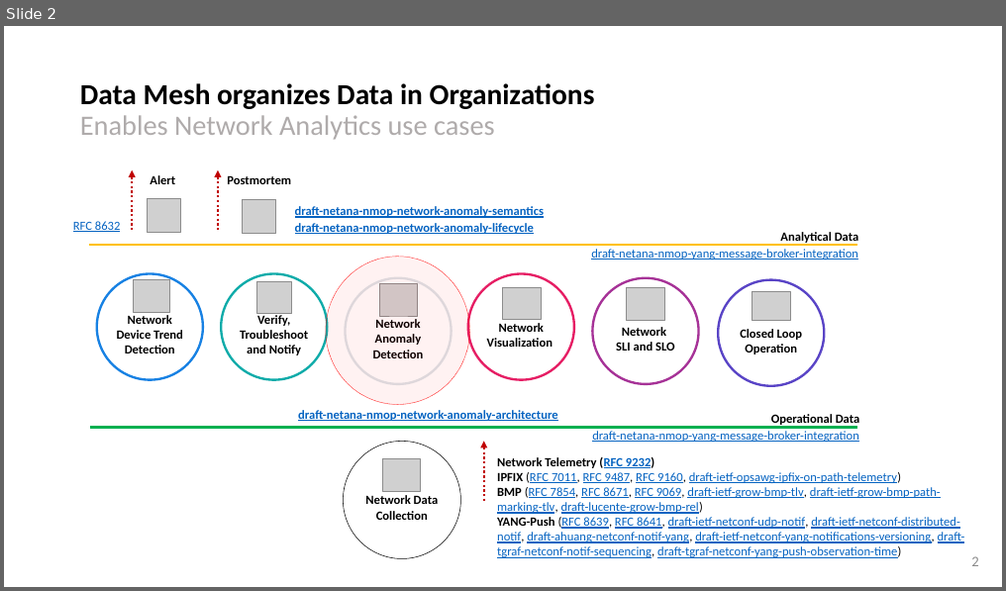
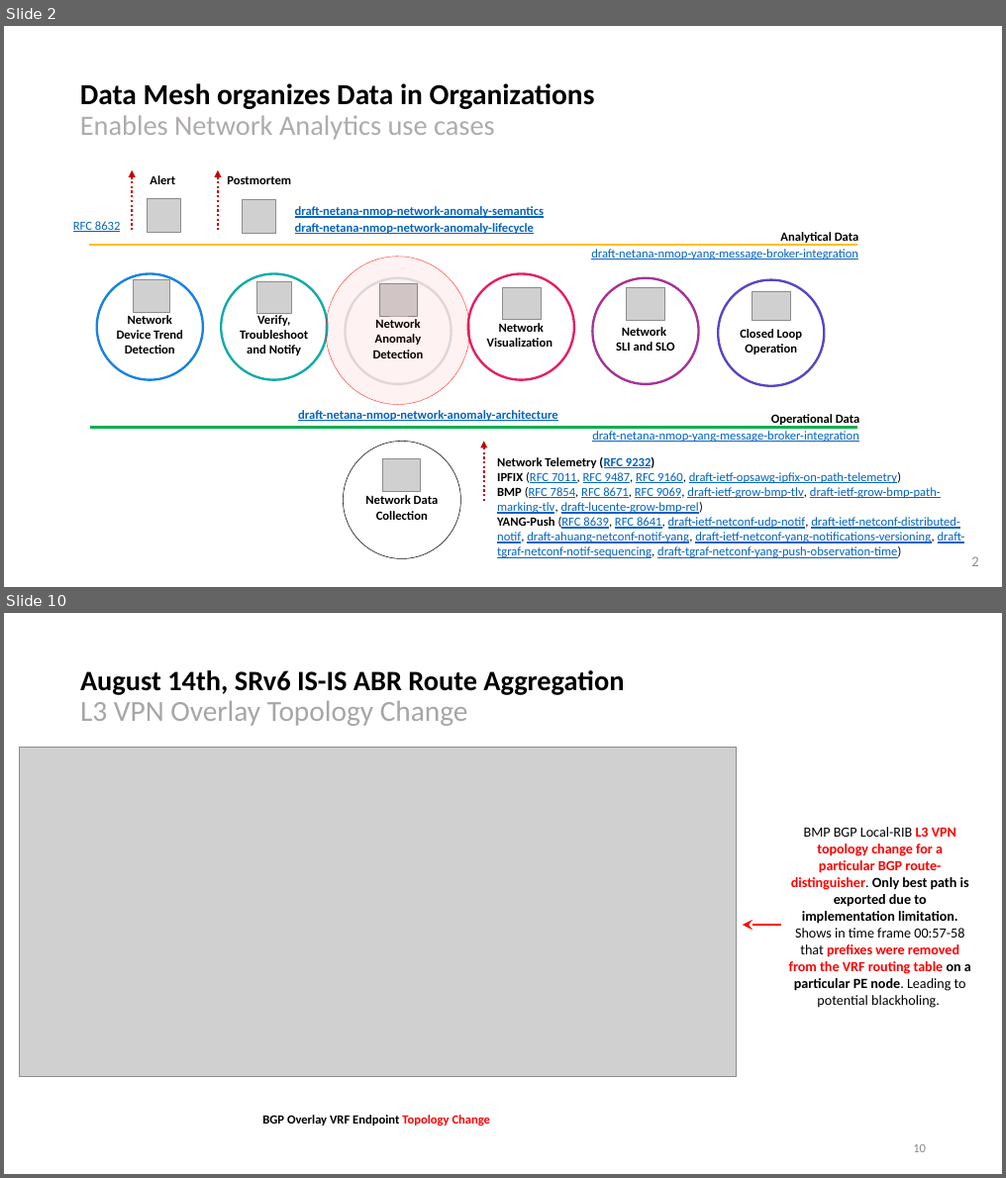
Before and after one commit to network-analytics/ietf-network-analytics-document-status, a slide deck: 121/NMOP/nmop-interim-swisscom-network-analytics-network-incident-postmortem.pptx. Shown one above the other, each under a label of ours: slide 2 before the commit, slides 2 and 10 after it; the slides between them are not shown. The pictures are 1006x591 and 1006x1178 pixels, drawn with LibreOffice and Linux fonts; fonts in the diff are those of the drawing; grey boxes stand for pictures. Boxes give left, top, right and bottom in pixels: in the first picture for what was removed or moved away, otherwise in the second. Text is boxed around its words. In the diff, an @@ line names an element or a change of style, - is before the commit and + after.

```diff
--- a/121/NMOP/nmop-interim-swisscom-network-analytics-network-incident-postmortem.pptx
+++ b/121/NMOP/nmop-interim-swisscom-network-analytics-network-incident-postmortem.pptx
@@ slide 10 added at <box>4,613,1002,1174</box>, background #FFFFFF @@
@@ text added at <box>80,670,624,726</box>, 27 pt, text #000000, bold @@
+August 14th, SRv6 IS-IS ABR Route Aggregation
+L3 VPN Overlay Topology Change
@@ picture added at <box>20,747,737,1077</box> @@
@@ text added at <box>789,827,971,1008</box>, 13.5 pt, text #000000, bold @@
+BMP BGP Local-RIB L3 VPN topology change for a particular BGP route-distinguisher. Only best path is exported due to implementation limitation. Shows in time frame 00:57-58 that prefixes were removed from the VRF routing table on a particular PE node. Leading to potential blackholing.
@@ arrow added from (782, 925) to (743, 925), #FF0000 2 pt @@
@@ text added at <box>262,1115,491,1126</box>, 12 pt, text #000000, bold @@
+BGP Overlay VRF Endpoint Topology Change
@@ page number added at <box>913,1145,926,1153</box>, 12 pt, text #8C8C8C @@
+10
```
Also in this commit, not shown: 5 slides changed, 11 other slides added, 7 slides removed, 1 other file.
